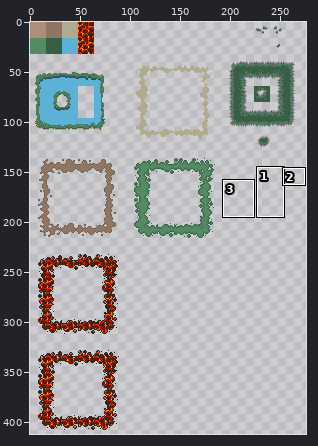
A sprite sheet gets an edit: maps/tileset.png. Above, an overview of the earlier version with the close-up marked.
Close-up. Before:
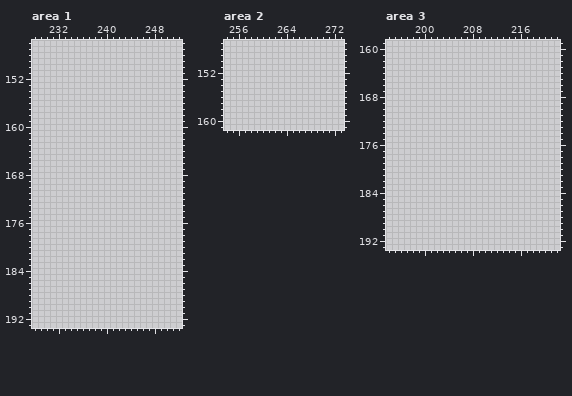
The file is 512x512 pixels. Colours within 5 levels of each other are drawn and written as one. Shown: area 1: x 228..252, y 146..193; area 2: x 254..273, y 147..161; area 3: x 194..222, y 159..193. The wide view leaves out empty margins. The commit also changed other parts of the picture, which this record leaves out.
After the commit:
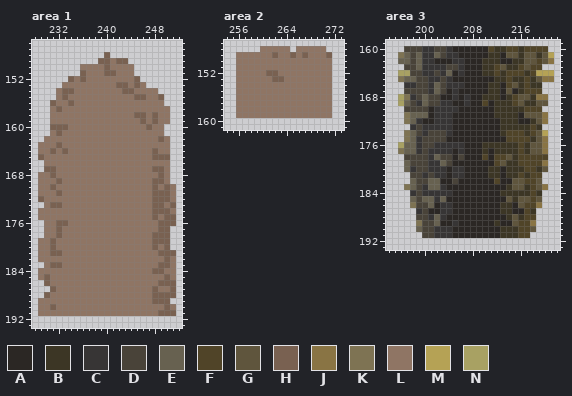
Palette (. is transparent): A #2b2724  B #3c3625  C #373535  D #494339  E #676150  F #504428  G #5f553d  H #796151  J #897444  K #7e7353  L #8f7564  M #b5a255  N #a8a163
Difference:
Changed rows in their new state; - is an unchanged pixel.
Area 1:
first column x 229:
148 -----------H-----------
149 ----------HHLHH--------
150 -------LLLLHLLLL-------
151 -------HLLLHHLLL-------
152 -----HLHLLLLLLLLH------
153 ----LLLLLLLLLHHLHL-----
154 ---LHHLLLLLLLLHHLLLL---
155 ---LHLLLLLLLLLLLHHLLH--
156 --HLLHLLLLLLLLLLLLLLL--
157 --LHLLLLLLLLLLLLLLLLLL-
158 --LLLLLLLLLLLLLLHHLHLL-
159 --LLLLLLLLLLLLLLLHLHLL-
160 --HHHLLLLLLLLLLLLLHLL--
161 --LHLLLLLLLLLLLLLLLLL--
162 -LLLLLLLLLLLLLLLLLLLHL-
163 LLLHLLLLLLLLLLLLLLLLLL-
164 LLHLHLLLLLLLLLLLLLLHLL-
165 HLLLLLLLLLLLLLLLLLLHHH-
166 -LLLLLLLLLLLLLLLLLLLLL-
167 -HHLLLLLLLLLLLLLLLLHHL-
168 LLHLLLLLLLLLLLLLLLLLHL-
169 LLLHLLLLLLLLLLLLLLLHHL-
170 LLHLLLLLLLLLLLLLLLLHLHL
171 LLLHLLLLLLLLLLLLLLLHHHL
172 HLLLLLLLLLLLLLLLLLLHHHL
173 -LHHLLLLLLLLLLLLLLLHHLH
174 LLLLLLLLLLLLLLLLLLLHHHL
175 LLLLLLLLLLLLLLLLLLLHLHH
176 -LLHHLLLLLLLLLLLLLLLHHH
177 -LLHLLLLLLLLLLLLLLLLHH-
178 -LLHLLLLLLLLLLLLLLLHHH-
179 LLHLLLLLLLLLLLLLLLLHHH-
180 LLHLLLLLLLLLLLLLLLLHLH-
181 LLHHLLLLLLLLLLLLLLLLHHH
182 LLLLLLLLLLLLLLLLLLLLLHL
183 -LHHLLLLLLLLLLLLLLLLHHL
184 LLLLLLLLLLLLLLLLLLLHHLL
185 LHLLLLLLLLLLLLLLLLLLLHL
186 -HLLLLLLLLLLLLLLLLLLHHH
187 --HLLLLLLLLLLLLLLLLHLLH
188 -HLLLLLLLLLLLLLLLLLHHHH
189 LLLLLLLLLLLLLLLLLLLHHH-
190 LLHLLLLLLLLLLLLLLLLLLHL
191 LLLLLLLLLLLLLLLLLLLLHHH
Area 2:
first column x 256:
148 ----LLLLL-LLLLL-
149 LLLLLLHLLHLHLLLH
150 LLLLLLLLLLLLLLLL
151 LLLLLLLLLLLLLLLL
152 LLLLLHHLLLLLLLLL
153 LLLLLLHHLLLLLLLL
154 LLLLLLLLLLLLLLLL
155 LLLLLLLLLLLLLLLL
156 LLLLLLLLLLLLLLLL
157 LLLLLLLLLLLLLLLL
158 LLLLLLLLLLLLLLLL
159 LLLLLLLLLLLLLLLL
Area 3:
first column x 196:
160 -DDDCCDDCAAAAAAFBBFFBFFFF-
161 KEDECCEDCCAAAAABBAGGBGGBGM
162 EEDECCAAACCAAABBBAABBGGFGJ
163 -DDECCCCDDCAAABBFGBBFGFF--
164 NNDDCCDCEACAAABBFBFFFBFMMM
165 KEEDDCCDCAAAAAAABBFBBFBGJJ
166 -CCDDCEDCCCAAAABBAFGBFBB--
167 -DDDDCEDACAAAAABBAGABFFF--
168 NKCDEDDAACACAABBBABFGGBJJ-
169 NEDCEDDCCAACAAFABBBFGBBGG-
170 -DDDDACCCCAAAAAABBBBBFFF--
171 -KEEEACCCAAAAAAABBBBAGGGJ-
172 -KECAACCCAAAAAAAABBBAABGJ-
173 --CDCCCCCAAAAAAAABBBBBFB--
174 -KEDCDDDCAAAAAAAABFFFBFGM-
175 -KECDDDDAAAAAAAAAAFFFFBGJ-
176 NEECDDCCCCCAAABBBBBBFBGGJ-
177 KEECDCCCCACAAABABBBBFBGGJ-
178 -DDDDCEDDADAAAFAFFGBFFFFF-
179 -EDDDCCEDAAAAAAAFGBBFFFFJ-
180 -ECDDCCCACCAAAABBABBBFFBG-
181 --DDCDCCACCAAAABBABBFBFF--
182 --EDDEEAADAAAAAAFAAGGFFG--
183 -KEDCEECAAAAAAAAAABGGBFGJ-
184 --CDCCCCCAAAAAAAABBBBBFB--
185 --EDEECEAAAAAAAAAAGBGGFG--
186 --KDDEACCAAAAAAAABBAGFFJ--
187 ---CDAACCAAAAAAAABBAAFB---
188 ---DDCECAAAAAAAAAABGBFF---
189 ---KDDEAACAAAAAABAAGFFJ---
190 ---EDDCCCAAAAAAAABBBFFG---
191 ----DDCCCAAAAAAAABBBFF----
